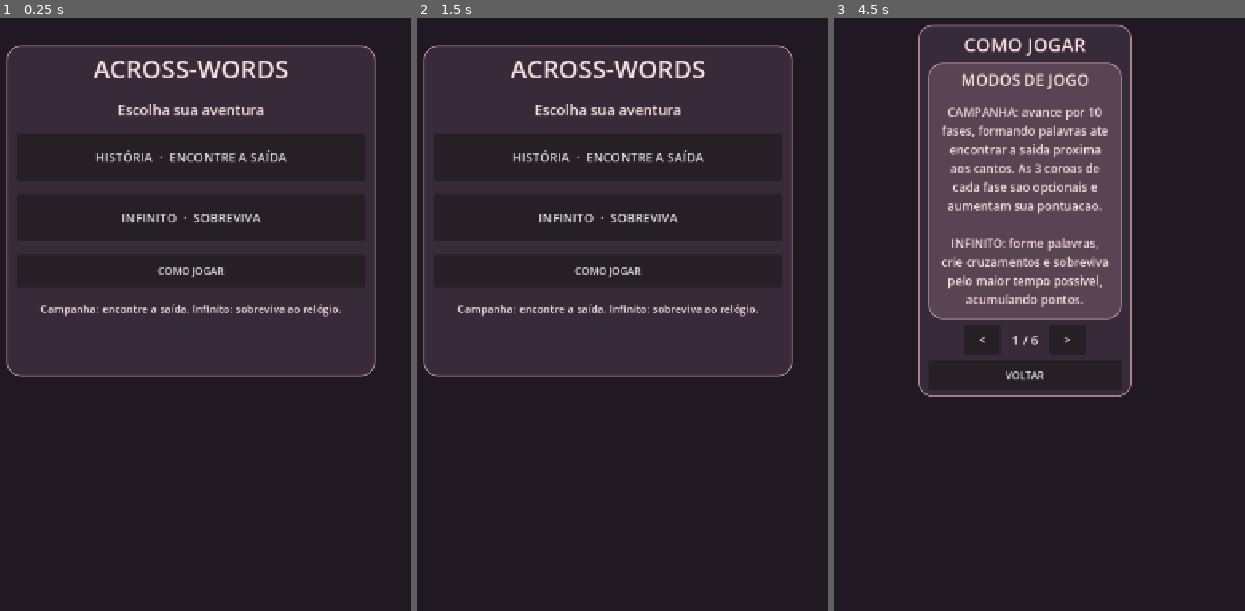
Above: before the commit, frames 1-3 (left to right).
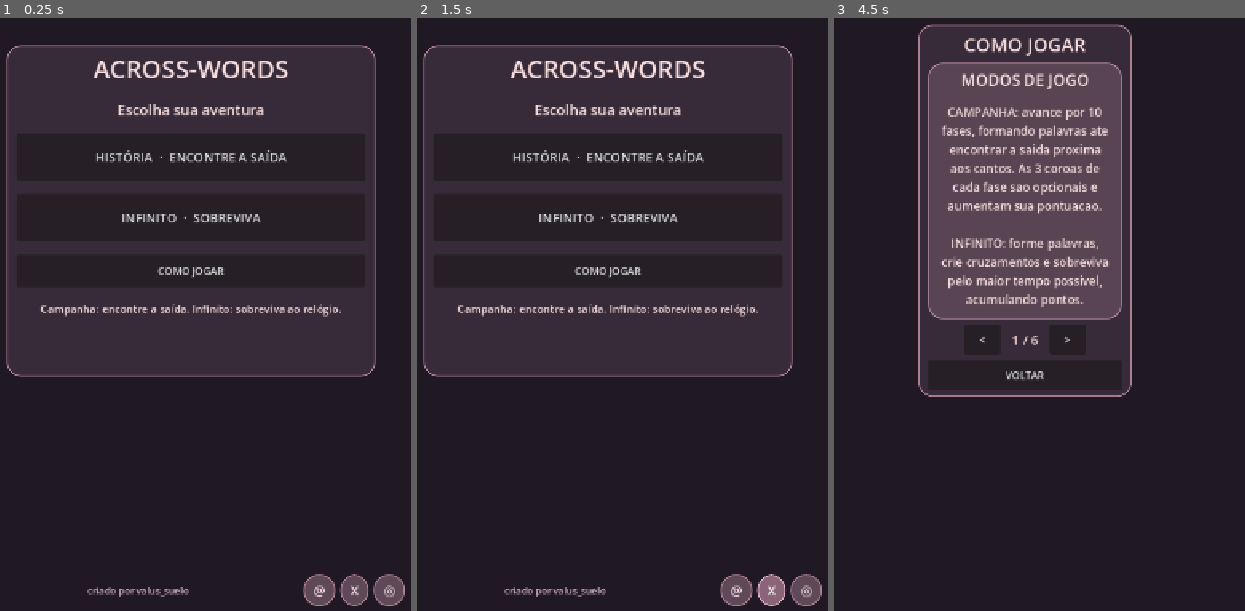
Above: after the commit, the same moments.

Repository: valus-suelo/across-words
Game: Godot game, scene res://main.tscn
Two runs of this game, one before a commit and one after it. Both use one fixed random seed, a clock stepped at 60 frames per second and the inputs below.
Inputs:
- Up to frame 1 (0.25 s): no input
- Up to frame 2 (1.5 s): click "X" at 0.5 s; click "X" at 1.25 s
- Up to frame 3 (4.5 s): click "REINICIAR" at 2 s; click "REINICIAR" at 2.75 s; click "REINICIAR" at 3.5 s; click "COMO JOGAR" at 4.25 s

The runs differ from the first frame. In frame 1, 1.2% of the frame differs, in the area x 21-99%, y 93-100%; in frame 2, 1.2%; in frame 3, nothing differs.

Commit message:
feat(menu): adicionar rodape de autoria e links sociais

Diff:
--- a/main.gd
+++ b/main.gd
@@ -673,7 +673,38 @@
     hint.horizontal_alignment = HORIZONTAL_ALIGNMENT_CENTER
     hint.autowrap_mode = TextServer.AUTOWRAP_WORD_SMART
     menu_col.add_child(hint)
+    # Rodape do menu: autoria a esquerda e contatos a direita.
+    var footer := HBoxContainer.new()
+    footer.set_anchors_and_offsets_preset(Control.PRESET_BOTTOM_WIDE)
+    footer.offset_left = 18.0
+    footer.offset_right = -18.0
+    footer.offset_top = -58.0
+    footer.offset_bottom = -12.0
+    footer.add_theme_constant_override("separation", 8)
+    menu_overlay.add_child(footer)
+    var author := _make_label("criado por valus_suelo", 15)
+    author.add_theme_color_override("font_color", Color("#d9b8c9"))
+    author.size_flags_horizontal = Control.SIZE_EXPAND_FILL
+    author.vertical_alignment = VERTICAL_ALIGNMENT_CENTER
+    footer.add_child(author)
+    _menu_social_button(footer, "@", "Gmail", "mailto:joao.valansuelo.abreu@gmail.com")
+    _menu_social_button(footer, "X", "Twitter / X", "https://x.com/valus_suelo")
+    _menu_social_button(footer, "◎", "Instagram", "https://www.instagram.com/valus_suelo/")
     _make_help_and_pause(menu_layer)
+
+func _menu_social_button(parent: HBoxContainer, symbol: String, service: String, url: String) -> void:
+    var button := Button.new()
+    button.text = symbol
+    button.tooltip_text = service
+    button.custom_minimum_size = Vector2(42, 42)
+    button.focus_mode = Control.FOCUS_NONE
+    button.add_theme_font_size_override("font_size", 21)
+    button.add_theme_color_override("font_color", Color("#f6e1e8"))
+    button.add_theme_stylebox_override("normal", _panel_style(Color("#604957"), Color("#ad8193")))
+    button.add_theme_stylebox_override("hover", _panel_style(Color("#8a6577"), Color("#e7b6c9")))
+    button.add_theme_stylebox_override("pressed", _panel_style(Color("#b88b9f"), Color("#f1cbd7")))
+    button.pressed.connect(func() -> void: OS.shell_open(url))
+    parent.add_child(button)
 
 func _add_keyboard_row(parent: VBoxContainer, letters: String, with_erase: bool = false) -> void:
     var keys := HBoxContainer.new()
